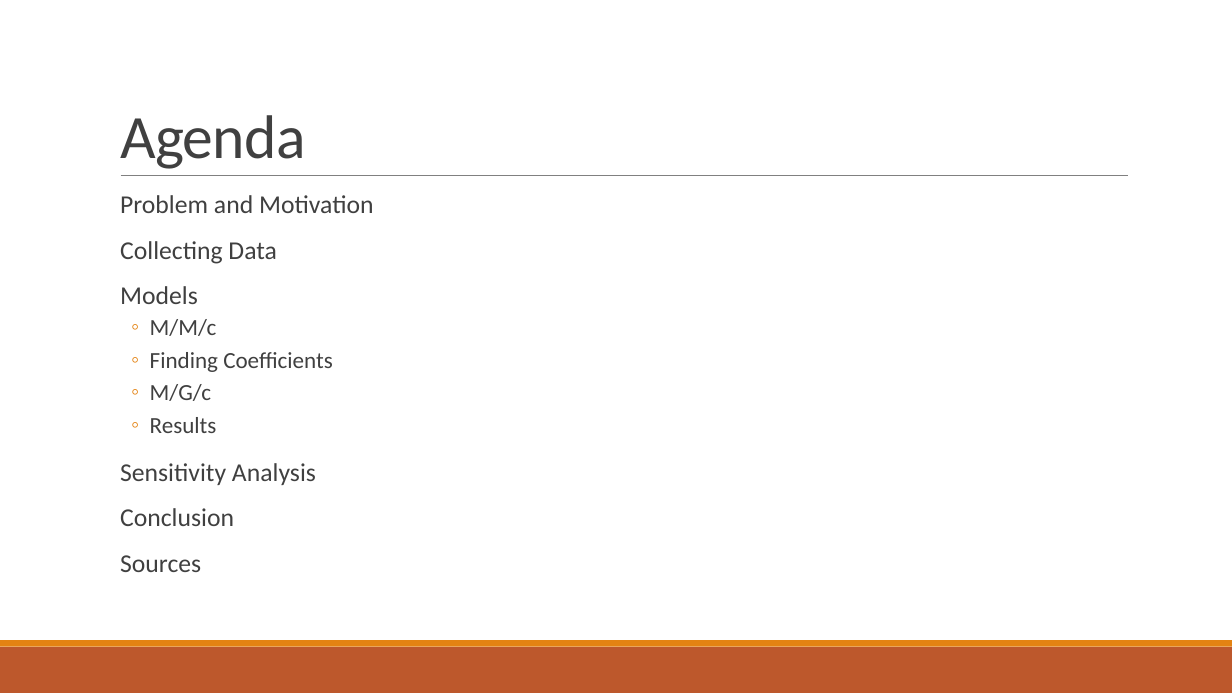
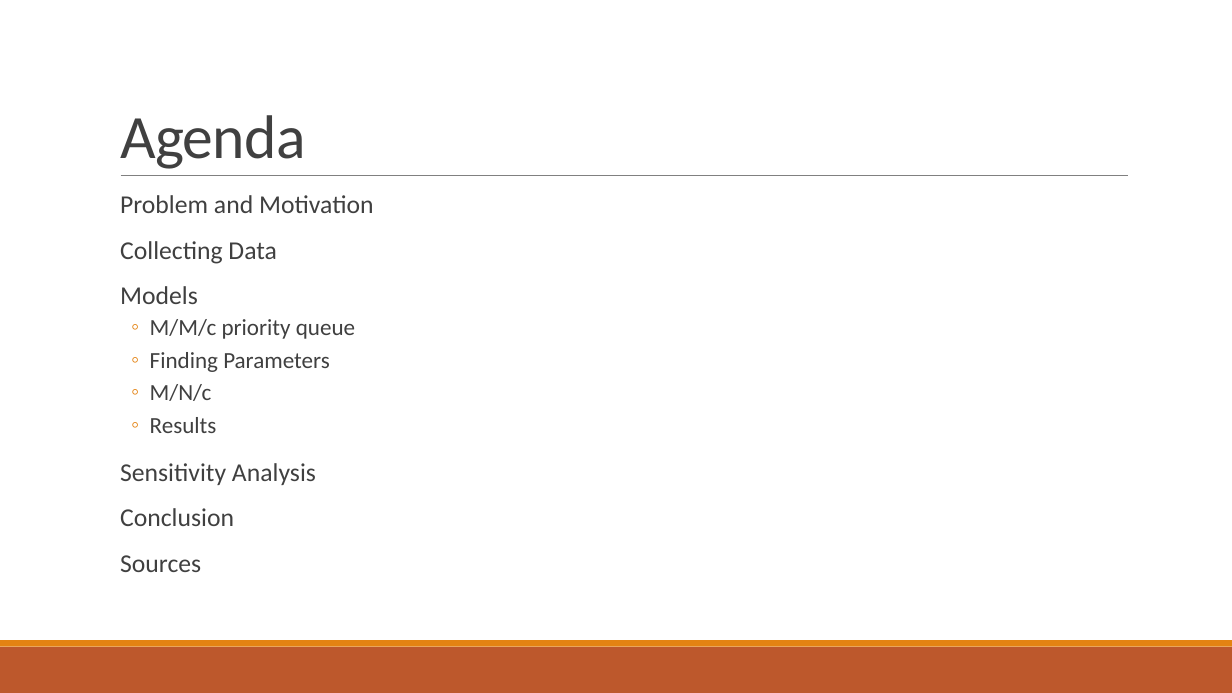
Before and after one commit to kayleeisokay/AM115_HW, a slide deck: slide 2 of Group Project 2/Analysis of Airport Security With Queuing Theory.pptx. Drawn at 1232x693 pixels with LibreOffice and Linux fonts; fonts in the diff are those of the drawing. Boxes give left, top, right and bottom in pixels: in the first picture for what was removed or moved away, otherwise in the second. Text is boxed around its words. In the diff, an @@ line names an element or a change of style, - is before the commit and + after.

Commit message:
Add files via upload
fixed typos

```diff
--- a/Group Project 2/Analysis of Airport Security With Queuing Theory.pptx
+++ b/Group Project 2/Analysis of Airport Security With Queuing Theory.pptx
@@ text at (150, 319, 355, 401): text changed @@
-  ◦ M/M/c
-  ◦ Finding Coefficients
-  ◦ M/G/c
+  ◦ M/M/c priority queue
+  ◦ Finding Parameters
+  ◦ M/N/c
```
Also in this commit, not shown: 10 other slides changed.
